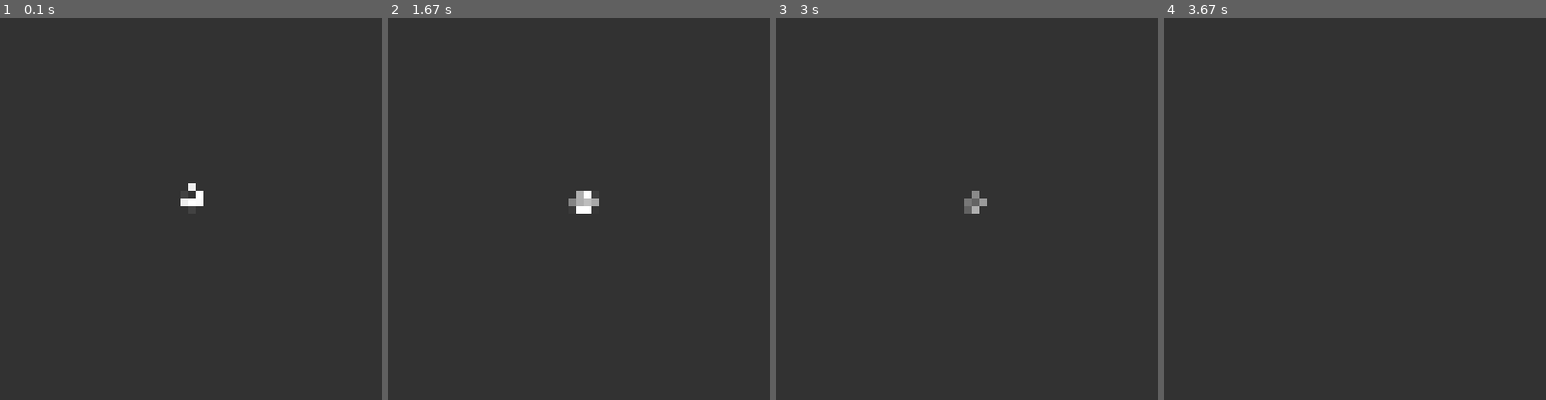
Above: before the commit, frames 1-4 (left to right).
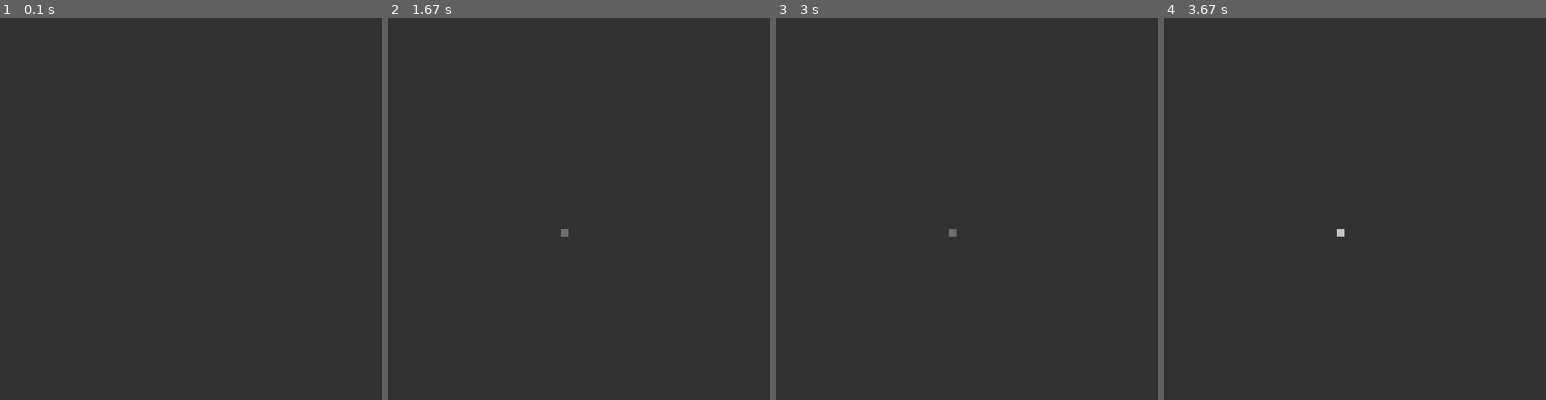
Above: after the commit, the same moments.

Repository: FrozenOwlStudios/mixtape
Game: pygame game, started from python/al/neuro_conway.py
The game is run twice, just before and just after one commit, with the same random seed, the same clock (stepped at 60 frames per second) and the same inputs.
Inputs (mouse positions are % of the whole screen's width and height, from its top left):
- Up to frame 1 (0.1 s): no input
- Up to frame 2 (1.67 s): press the mouse at (50, 57) at 0.37 s; move the mouse to (38, 54) at 0.47 s; release the mouse at (26, 51) at 0.6 s; hold P 0.67-1.13 s; move the mouse to (60, 72) at 0.7 s; press the mouse at (50, 57) at 1.2 s; move the mouse to (38, 44) at 1.3 s; release the mouse at (26, 30) at 1.43 s
- Up to frame 3 (3 s): press the mouse at (50, 57) at 2.03 s; move the mouse to (42, 37) at 2.13 s; release the mouse at (34, 17) at 2.27 s; press the mouse at (50, 57) at 2.7 s; move the mouse to (34, 47) at 2.8 s; release the mouse at (18, 37) at 2.93 s
- Up to frame 4 (3.67 s): press the mouse at (50, 57) at 3.53 s; move the mouse to (39, 44) at 3.63 s
The pictures show only the part of the screen within x 27-77%, y 28-78%; the shares and areas given below are measured in that part.

The runs differ from the first frame. In frame 1, 0.2% of the frame differs, in the area x 47-54%, y 43-50%; in frame 2, 0.4%, in the area x 45-56%, y 45-58%; in frame 3, 0.3%; in frame 4, less than 0.1%.

Commit message:
Small upgrades to con

Diff:
--- a/python/al/neuro_conway.py
+++ b/python/al/neuro_conway.py
@@ -62,6 +62,7 @@
         self.cell_height = window_height//self.game.get_grid_height()
         self.running = False
         self.clock = pg.time.Clock()
+        self.paused = False
 
     def initialze_pygame(self):
         pg.init()
@@ -69,8 +70,6 @@
 
     def update(self):
         dt = self.clock.tick()/1000
-
-        print(dt)
         self.game.step(dt)
 
     def draw(self):
@@ -90,17 +89,32 @@
         for event in pg.event.get():
             if event.type == pg.QUIT:
                 self.running = False
+            elif event.type == pg.KEYDOWN:
+                if event.key == ord('q'):
+                    self.running = False
+                elif event.key == ord('p'):
+                    self.paused = not self.paused
+                    self.clock.tick() # To avoid time skips on unpausing
+            elif event.type == pg.MOUSEBUTTONDOWN:
+                mouse_presses = pg.mouse.get_pressed()
+                if mouse_presses[0]:
+                    x, y = pg.mouse.get_pos()
+                    x = x//self.cell_width
+                    y = y//self.cell_height
+                    self.game.grid[x][y] = 1 - self.game.grid[x][y]
 
     def run(self):
         self.running = True
         while self.running:
             self.draw()
             self.handle_events()
-            self.update()
+            if not self.paused:
+                self.update()
+
 
 
 def main():
-    conway = NeuroConway(100,100,'GLIDER')
+    conway = NeuroConway(100,100,None)
     game = NcGame(conway, 800,800)
     game.initialze_pygame()
     game.run()
